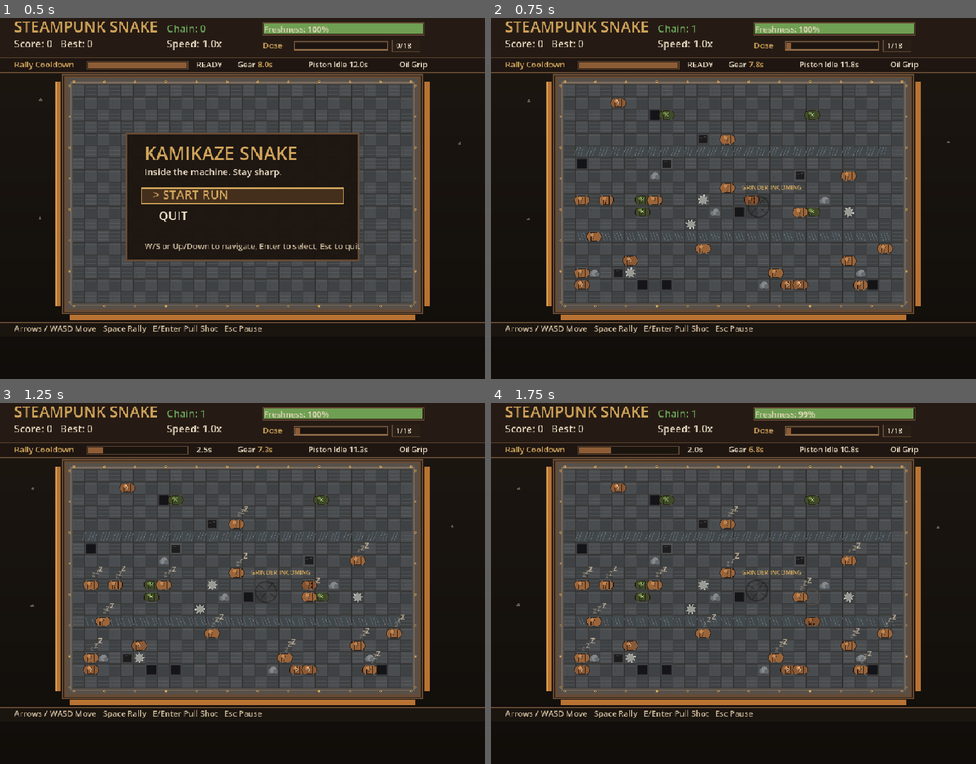
Above: before the commit, frames 1-4 (two rows, left to right).
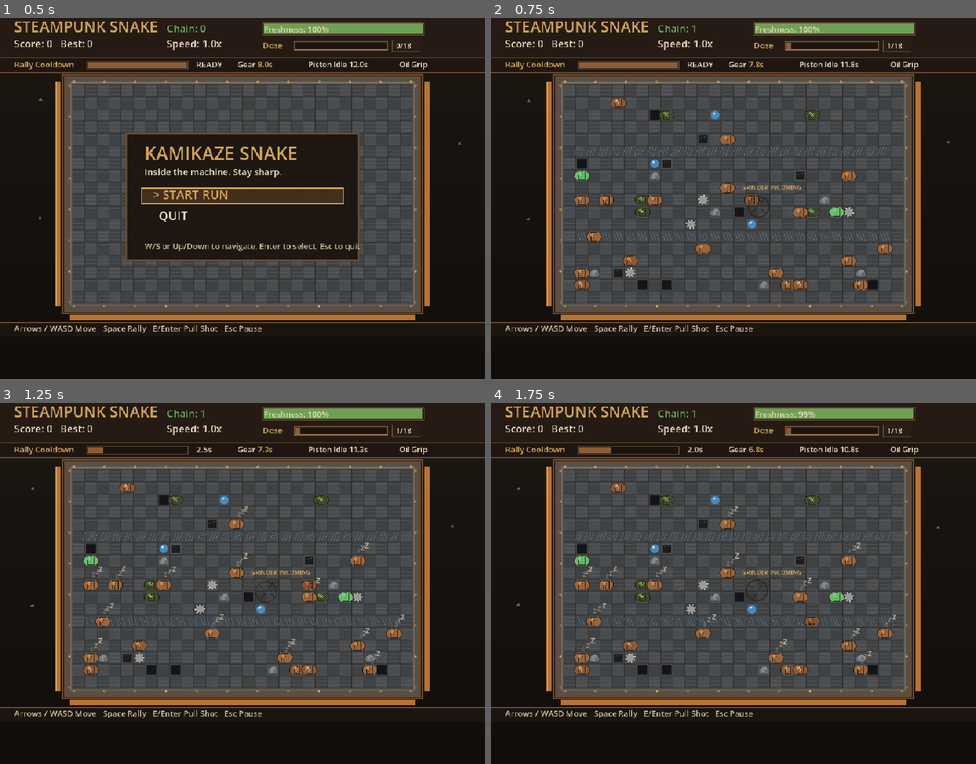
Above: after the commit, the same moments.

Repository: weitero/deja-brew
Game: Godot game, scene res://scenes/app/main.tscn
Two runs of this game, one before a commit and one after it. Both use one fixed random seed, a clock stepped at 60 frames per second and the inputs below.
Inputs:
- Up to frame 1 (0.5 s): no input
- Up to frame 2 (0.75 s): tap Enter at 0.5 s; hold Right (ui_right) from 0.53 s (still down); tap E at 0.6 s
- Up to frame 3 (1.25 s): keep holding Right (ui_right); tap Space at 0.77 s; tap Enter at 0.8 s
- Up to frame 4 (1.75 s): release Right (ui_right) at 1.28 s; hold Down (ui_down) from 1.28 s (still down); tap Enter at 1.35 s; tap Space at 1.52 s; tap Keypad Enter at 1.55 s

Frame 1 is identical in both runs. In frame 2, 0.2% of the frame differs, in the area x 17-73%, y 25-59%; in frame 3, 0.2%; in frame 4, 0.2%.

Commit message:
feat: implement adaptive difficulty system and visual hazard indicators for gameplay elements

Diff:
--- a/scripts/gameplay/run_manager.gd
+++ b/scripts/gameplay/run_manager.gd
@@ -86,6 +86,9 @@
 
 var score := 0
 var best_score := 0
+
+var performance_score := 0
+var adaptive_enemy_speed := 1.0
 var saved_high_score := 0
 var move_interval := 0.13
 var move_accumulator := 0.0
@@ -526,6 +529,8 @@
 	snake.resize(start_index)
 	prune_segment_indices()
 	freshness = maxf(0.0, freshness - float(detached_count) * CHAIN_SCATTER_FRESHNESS_LOSS)
+	performance_score -= 1
+	update_adaptive_difficulty()
 	if freshness <= 0.0:
 		trigger_game_over()
 
@@ -592,7 +597,7 @@
 			break
 
 func update_decaf_beans(delta: float) -> void:
-	decaf_move_timer -= delta
+	decaf_move_timer -= delta * adaptive_enemy_speed
 	if decaf_move_timer > 0.0:
 		return
 	decaf_move_timer += DECAF_MOVE_INTERVAL
@@ -609,7 +614,7 @@
 		decaf_beans[i]["cell"] = next
 
 func update_water_drops(delta: float) -> void:
-	water_drop_move_timer -= delta
+	water_drop_move_timer -= delta * adaptive_enemy_speed
 	if water_drop_move_timer > 0.0:
 		return
 	water_drop_move_timer += WATER_DROP_MOVE_INTERVAL
@@ -681,7 +686,7 @@
 			scoop_timer = SCOOP_INTERVAL
 		return
 
-	scoop_timer -= delta
+	scoop_timer -= delta * adaptive_enemy_speed
 	if scoop_timer <= 0.0:
 		scoop_timer += SCOOP_INTERVAL
 		scoop_telegraph_left = SCOOP_TELEGRAPH_SEC
@@ -723,7 +728,7 @@
 			arm_applied = false
 		return
 
-	arm_timer -= delta
+	arm_timer -= delta * adaptive_enemy_speed
 	if arm_timer <= 0.0:
 		arm_timer += ARM_INTERVAL
 		arm_telegraph_left = ARM_TELEGRAPH_SEC
@@ -769,10 +774,21 @@
 	var delta := final_score - extraction_base_score
 	score += delta
 	best_score = max(best_score, score)
-	extraction_feedback = extraction_label(extraction_timer)
+
+	if mult == 1.0 and extraction_base_score == 36:
+		performance_score += 5
+		score += 500
+		freshness = minf(100.0, freshness + 15.0)
+		extraction_feedback = "GOD SHOT!"
+	else:
+		extraction_feedback = extraction_label(extraction_timer)
+
+	update_adaptive_difficulty()
 	extraction_feedback_ttl = 1.8
 	if auto_pull:
 		freshness = maxf(0.0, freshness - EXTRACTION_FRESHNESS_MISS_PENALTY)
+		performance_score -= 1
+		update_adaptive_difficulty()
 	extraction_active = false
 	extraction_timer = 0.0
 	extraction_base_score = 0
@@ -931,6 +947,8 @@
 		else:
 			grind_wasted_count += 1
 			freshness = maxf(0.0, freshness - WASTE_FRESHNESS_PENALTY)
+			performance_score -= 1
+			update_adaptive_difficulty()
 			spawn_waste_spill(consumed)
 			if freshness <= 0.0:
 				trigger_game_over()
@@ -939,6 +957,13 @@
 		if snake.is_empty():
 			is_grinding = false
 			begin_extraction_from_grind(grind_grounded_count)
+
+			if grind_grounded_count == GRINDER_DOSE_CAP:
+				performance_score += 1
+			if grind_wasted_count > 0:
+				performance_score -= (grind_wasted_count / 3)
+			update_adaptive_difficulty()
+
 			grind_grounded_count = 0
 			grind_wasted_count = 0
 			spawn_new_leader_bean()
@@ -1440,6 +1465,20 @@
 
 	queue_redraw()
 
+func update_adaptive_difficulty() -> void:
+	if performance_score <= -3:
+		bean_trickle_interval = 8.0 / 0.7
+		adaptive_enemy_speed = 0.7
+	elif performance_score >= 7:
+		bean_trickle_interval = 8.0 / 1.6
+		adaptive_enemy_speed = 1.6
+	elif performance_score >= 3:
+		bean_trickle_interval = 8.0 / 1.3
+		adaptive_enemy_speed = 1.3
+	else:
+		bean_trickle_interval = 8.0
+		adaptive_enemy_speed = 1.0
+
 func _draw() -> void:
 	draw_background()
 	draw_machine_frame()
@@ -1447,12 +1486,51 @@
 	draw_machine_hazards()
 	draw_grinder()
 	draw_ingredient_hazards()
+	draw_enemy_hazards()
 	draw_idle_beans()
 	draw_snake()
 	draw_grind_pops()
 	draw_waste_spills()
 	draw_wake_pulses()
 	draw_hud()
+
+func draw_enemy_hazards() -> void:
+	for i in range(decaf_beans.size()):
+		var cell: Vector2i = decaf_beans[i]["cell"]
+		var px := grid_to_pixel(cell)
+		draw_coffee_bean(px, Color("66bb6a"), Color("81c784"), Color("388e3c"))
+
+	for drop in water_drops:
+		var cell: Vector2i = drop["cell"]
+		var px := grid_to_pixel(cell)
+		var center := px + Vector2(CELL_SIZE * 0.5, CELL_SIZE * 0.5)
+		draw_circle(center, CELL_SIZE * 0.35, Color(0.26, 0.65, 0.96, 0.7))
+		draw_circle(center + Vector2(-2, -3), CELL_SIZE * 0.1, Color(0.8, 0.95, 1.0, 0.8))
+
+	if scoop_telegraph_left > 0.0:
+		var t := 1.0 - (scoop_telegraph_left / SCOOP_TELEGRAPH_SEC)
+		var center := grid_to_pixel(scoop_center) + Vector2(CELL_SIZE * 0.5, CELL_SIZE * 0.5)
+		var radius := CELL_SIZE * SCOOP_RADIUS_CELLS * t
+		draw_circle(center, radius, Color(0.0, 0.0, 0.0, 0.4))
+
+	if arm_telegraph_left > 0.0:
+		var alpha := 1.0 - (arm_telegraph_left / ARM_TELEGRAPH_SEC)
+		var px := grid_to_pixel(Vector2i(0, arm_line_index) if arm_is_row else Vector2i(arm_line_index, 0))
+		if arm_is_row:
+			draw_rect(Rect2(board_origin.x, px.y, board_size.x, CELL_SIZE), Color(1.0, 0.0, 0.0, alpha * 0.3), true)
+		else:
+			draw_rect(Rect2(px.x, board_origin.y, CELL_SIZE, board_size.y), Color(1.0, 0.0, 0.0, alpha * 0.3), true)
+	elif arm_active_left > 0.0:
+		var progress := 1.0 - (arm_active_left / ARM_ACTIVE_SEC)
+		var thickness := CELL_SIZE * 0.8
+		if arm_is_row:
+			var cx := board_origin.x + (board_size.x * progress) if arm_push_dir == Vector2i.RIGHT else board_origin.x + board_size.x * (1.0 - progress)
+			var y := grid_to_pixel(Vector2i(0, arm_line_index)).y
+			draw_rect(Rect2(cx - thickness/2, y, thickness, CELL_SIZE), Color(0.6, 0.6, 0.6, 1.0), true)
+		else:
+			var cy := board_origin.y + (board_size.y * progress) if arm_push_dir == Vector2i.DOWN else board_origin.y + board_size.y * (1.0 - progress)
+			var x := grid_to_pixel(Vector2i(arm_line_index, 0)).x
+			draw_rect(Rect2(x, cy - thickness/2, CELL_SIZE, thickness), Color(0.6, 0.6, 0.6, 1.0), true)
 
 func draw_ingredient_hazards() -> void:
 	for pebble in pebble_cells:
